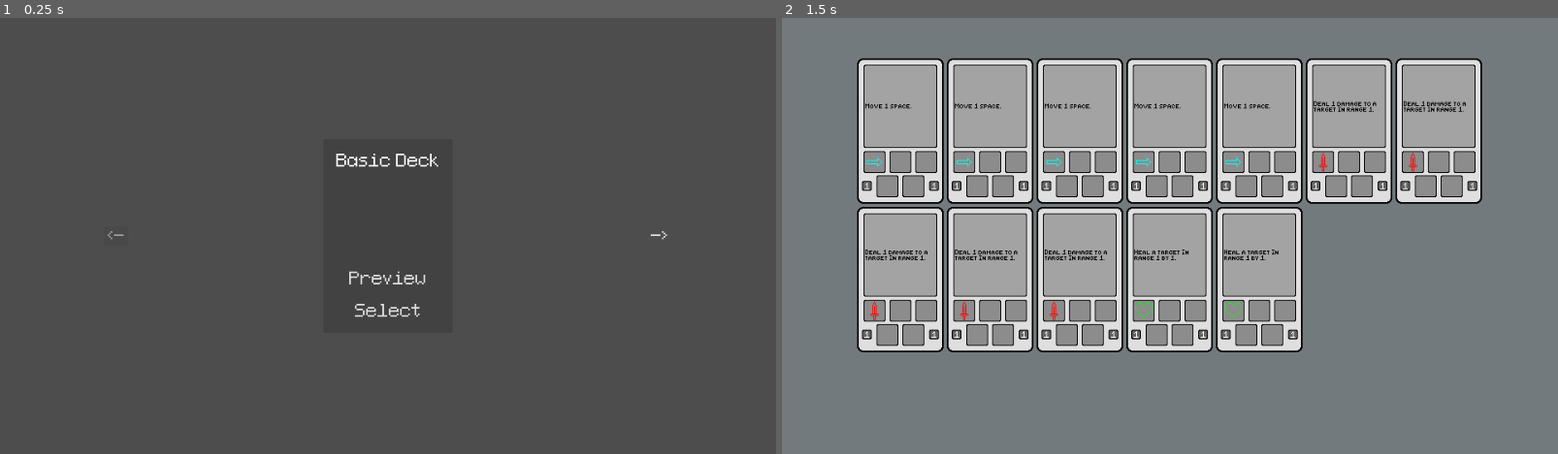
Above: before the commit, frames 1-2 (left to right).
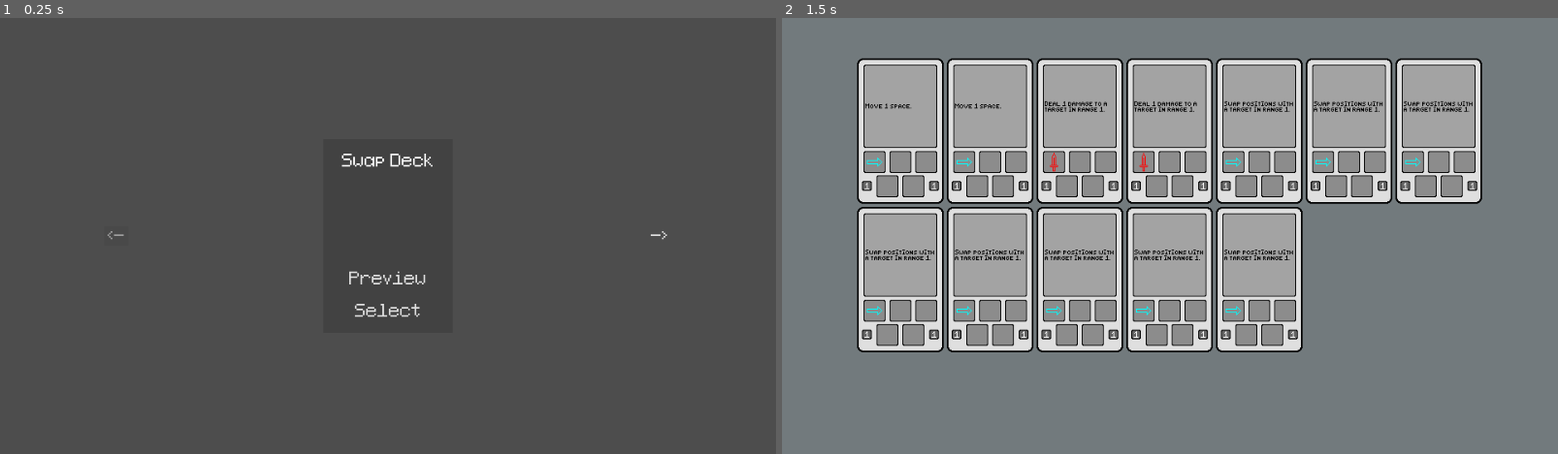
Above: after the commit, the same moments.

Repository: CattacoCattaco/strategy-deckbuilder-roguelike
Game: Godot game, scene res://deck_selection_screen/deck_selection_screen.tscn
Same seed, same stepped clock (60 frames per second), same inputs: the game is played once before the commit and once after it.
Inputs:
- Up to frame 1 (0.25 s): no input
- Up to frame 2 (1.5 s): click "Preview" at 0.5 s; click "Select" at 1.25 s

The runs differ from the first frame. In frame 1, 0.2% of the frame differs, in the area x 43-57%, y 31-35%; in frame 2, 1.4%, in the area x 10-89%, y 19-70%.

Commit message:
Bug Fixes and Minor Tweaks
The select button is now properly connected to the _choose_deck() method rather than being connected with a parameter in update_current_deck(). Defendables now cause a recalculation of distances when moved. Enemies don't hault the game if they kill themselves (ie due to swapping). Swapping now recalculates distances at most once per swap instead of potentially swapping twice. Distance recalculations are now delayed until distances are measured by something. No need to calculate distances if they aren't going to get used before they change again.

Diff:
--- a/deck_selection_screen/deck_selection_screen.gd
+++ b/deck_selection_screen/deck_selection_screen.gd
@@ -100,15 +100,18 @@
 @export var previous_button: Button
 @export var next_button: Button
 
-var current_deck_index: int = 0
+var current_deck_index: int = 4
 
 
 func _ready() -> void:
+	_update_current_deck()
+
 	previous_button.disabled = true
+
 	previous_button.pressed.connect(_previous_deck)
 	preview_button.pressed.connect(_preview_deck)
 	next_button.pressed.connect(_next_deck)
-	_update_current_deck()
+	select_button.pressed.connect(_choose_deck)
 
 
 func _previous_deck() -> void:
@@ -154,4 +157,3 @@
 func _update_current_deck() -> void:
 	var deck: StarterDeckData = DECKS[current_deck_index]
 	deck_name_label.text = deck.deck_name
-	select_button.pressed.connect(_choose_deck.bind(deck.cards))
--- a/tile_grid/level_builder/level_builder.gd
+++ b/tile_grid/level_builder/level_builder.gd
@@ -127,10 +127,10 @@
 			tile.add_object(environment.defendables.get_random_object())
 			EnemyActionSource.defendables.append(tile.object)
 
-		EnemyActionSource.recalc_distances(tile_grid)
+		EnemyActionSource.distances_need_recalc = true
 
 		for pos in designated_movement_region:
-			if EnemyActionSource.get_player_distance_from_vec(pos):
+			if EnemyActionSource.get_player_distance_from_vec(pos, tile_grid) == -1:
 				designated_movement_region.erase(pos)
 
 	var current_enemies: WeightedObjectList
@@ -147,7 +147,7 @@
 		var tile: Tile = tile_grid.get_tile(pos.x, pos.y)
 		tile.add_object(current_enemies.get_random_object())
 
-	EnemyActionSource.recalc_distances(tile_grid)
+	EnemyActionSource.distances_need_recalc = true
 
 
 func walk(current_pos: Vector2i, region: Array[Vector2i], goal_size: int, from: Vector2i,
--- a/tile_grid/tile/tile_object/data/action_source/enemy_action_flow/distance_check_action_flow.gd
+++ b/tile_grid/tile/tile_object/data/action_source/enemy_action_flow/distance_check_action_flow.gd
@@ -40,13 +40,15 @@
 
 
 func _resolve(object: TileObject, action_source: EnemyActionSource) -> void:
-	var base_distance: int = EnemyActionSource.get_distance_from_vec(object.pos, distance_type)
+	var base_distance: int = EnemyActionSource.get_distance_from_vec(object.pos, distance_type,
+			object.tile_grid)
 	var comp_value: int
 
 	if use_threshold:
 		comp_value = threshold
 	else:
-		comp_value = EnemyActionSource.get_distance_from_vec(object.pos, comp_distance_type)
+		comp_value = EnemyActionSource.get_distance_from_vec(object.pos, comp_distance_type,
+				object.tile_grid)
 
 	if base_distance < comp_value:
 		below._resolve(object, action_source)
--- a/tile_grid/tile/tile_object/data/action_source/enemy_action_flow/move_closer_further_action_flow.gd
+++ b/tile_grid/tile/tile_object/data/action_source/enemy_action_flow/move_closer_further_action_flow.gd
@@ -25,11 +25,14 @@
 
 
 func _resolve(object: TileObject, action_source: EnemyActionSource) -> void:
-	var best_distance: int = EnemyActionSource.get_distance_from_vec(object.pos, distance_type)
+	var tile_grid: TileGrid = object.tile_grid
+	var best_distance: int = EnemyActionSource.get_distance_from_vec(object.pos, distance_type,
+			tile_grid)
 	var best_pos: Vector2i = object.pos
 
 	for tile: Tile in object.get_tiles_in_range(move_range, can_jump, Modifier.Move.new()):
-		var distance: int =  EnemyActionSource.get_distance_from_vec(tile.pos, distance_type)
+		var distance: int =  EnemyActionSource.get_distance_from_vec(tile.pos, distance_type,
+				tile_grid)
 
 		if (distance < best_distance and closer) or (distance > best_distance and not closer):
 			best_distance = distance
--- a/tile_grid/tile/tile_object/data/action_source/enemy_action_source.gd
+++ b/tile_grid/tile/tile_object/data/action_source/enemy_action_source.gd
@@ -10,16 +10,21 @@
 	## Distance from the closest defendable
 	DEFENDABLE,
 }
-
+## Do we need to recalc distances next time we try to get a position?
+static var distances_need_recalc: bool = true
 ## The distance from a tile to the player assuming that no jumps can occur
 static var player_distances: Array[Array] = []
+## The distance from a tile to the closest defendable assuming that no jumps can occur
 static var defendable_distances: Array[Array] = []
+## The defendables
 static var defendables: Array[TileObject] = []
 
 @export var action_flow: ActionFlowComponent
 
 
 static func recalc_distances(tile_grid: TileGrid) -> void:
+	distances_need_recalc = false
+
 	player_distances = []
 
 	for x in range(tile_grid.size.x):
@@ -44,7 +49,7 @@
 				if not tile_grid.has_tile(neighbor_pos.x, neighbor_pos.y):
 					continue
 
-				if get_player_distance_from_vec(neighbor_pos) != -1:
+				if get_player_distance_from_vec(neighbor_pos, tile_grid) != -1:
 					continue
 
 				var neighbor_tile: Tile = tile_grid.get_tile(neighbor_pos.x, neighbor_pos.y)
@@ -90,7 +95,7 @@
 				if not tile_grid.has_tile(neighbor_pos.x, neighbor_pos.y):
 					continue
 
-				if get_defendable_distance_from_vec(neighbor_pos) != -1:
+				if get_defendable_distance_from_vec(neighbor_pos, tile_grid) != -1:
 					continue
 
 				var neighbor_tile: Tile = tile_grid.get_tile(neighbor_pos.x, neighbor_pos.y)
@@ -106,15 +111,15 @@
 		if len(new_positions) == 0:
 			break
 
-	print_distances()
-
-
-static func print_distances() -> void:
+	#print_distances(tile_grid)
+
+
+static func print_distances(tile_grid: TileGrid) -> void:
 	var print_message: String = "Player distances:\n"
 	for y in range(len(player_distances[0])):
 		print_message += "["
 		for x in range(len(player_distances)):
-			print_message += "%2d " % get_player_distance(x, y)
+			print_message += "%2d " % get_player_distance(x, y, tile_grid)
 		print_message = print_message.rstrip(" ")
 		print_message += "]\n"
 
@@ -124,7 +129,7 @@
 	for y in range(len(player_distances[0])):
 		print_message += "["
 		for x in range(len(player_distances)):
-			print_message += "%2d " % get_defendable_distance(x, y)
+			print_message += "%2d " % get_defendable_distance(x, y, tile_grid)
 		print_message = print_message.rstrip(" ")
 		print_message += "]\n"
 
@@ -134,36 +139,36 @@
 	for y in range(len(player_distances[0])):
 		print_message += "["
 		for x in range(len(player_distances)):
-			print_message += "%2d " % get_damageable_distance(x, y)
+			print_message += "%2d " % get_damageable_distance(x, y, tile_grid)
 		print_message = print_message.rstrip(" ")
 		print_message += "]\n"
 
 	print(print_message)
 
 
-static func get_distance_from_vec(pos: Vector2i, type: DistanceType) -> int:
-	return get_distance(pos.x, pos.y, type)
-
-
-static func get_distance(x: int, y: int, type: DistanceType) -> int:
+static func get_distance_from_vec(pos: Vector2i, type: DistanceType, tile_grid: TileGrid) -> int:
+	return get_distance(pos.x, pos.y, type, tile_grid)
+
+
+static func get_distance(x: int, y: int, type: DistanceType, tile_grid: TileGrid) -> int:
 	match type:
 		DistanceType.DAMAGEABLE:
-			return EnemyActionSource.get_damageable_distance(x, y)
+			return EnemyActionSource.get_damageable_distance(x, y, tile_grid)
 		DistanceType.PLAYER:
-			return EnemyActionSource.get_player_distance(x, y)
+			return EnemyActionSource.get_player_distance(x, y, tile_grid)
 		DistanceType.DEFENDABLE:
-			return EnemyActionSource.get_defendable_distance(x, y)
+			return EnemyActionSource.get_defendable_distance(x, y, tile_grid)
 
 	return 0
 
 
-static func get_damageable_distance_from_vec(pos: Vector2i) -> int:
-	return get_damageable_distance(pos.x, pos.y)
-
-
-static func get_damageable_distance(x: int, y: int) -> int:
-	var player_distance: int = get_player_distance(x, y)
-	var defendable_distance: int = get_defendable_distance(x, y)
+static func get_damageable_distance_from_vec(pos: Vector2i, tile_grid: TileGrid) -> int:
+	return get_damageable_distance(pos.x, pos.y, tile_grid)
+
+
+static func get_damageable_distance(x: int, y: int, tile_grid: TileGrid) -> int:
+	var player_distance: int = get_player_distance(x, y, tile_grid)
+	var defendable_distance: int = get_defendable_distance(x, y, tile_grid)
 
 	if len(defendables) == 0:
 		return player_distance
@@ -174,19 +179,19 @@
 		return defendable_distance
 
 
-static func get_player_distance_from_vec(pos: Vector2i) -> int:
-	return get_player_distance(pos.x, pos.y)
-
-
-static func get_player_distance(x: int, y: int) -> int:
+static func get_player_distance_from_vec(pos: Vector2i, tile_grid: TileGrid) -> int:
+	return get_player_distance(pos.x, pos.y, tile_grid)
+
+
+static func get_player_distance(x: int, y: int, tile_grid: TileGrid) -> int:
 	return player_distances[x][y]
 
 
-static func get_defendable_distance_from_vec(pos: Vector2i) -> int:
-	return get_defendable_distance(pos.x, pos.y)
-
-
-static func get_defendable_distance(x: int, y: int) -> int:
+static func get_defendable_distance_from_vec(pos: Vector2i, tile_grid: TileGrid) -> int:
+	return get_defendable_distance(pos.x, pos.y, tile_grid)
+
+
+static func get_defendable_distance(x: int, y: int, tile_grid: TileGrid) -> int:
 	return defendable_distances[x][y]
 
 
--- a/tile_grid/tile/tile_object/data/tile_object_data.gd
+++ b/tile_grid/tile/tile_object/data/tile_object_data.gd
@@ -113,3 +113,7 @@
 		sprite_frames.add_frame(anim_name, atlas_texture)
 
 	sprite_frames.set_animation_speed(anim_name, fps)
+
+
+func distance_tracked() -> bool:
+	return object_type in [ObjectType.PLAYER, ObjectType.DEFENDABLE]
--- a/tile_grid/tile/tile_object/tile_object.gd
+++ b/tile_grid/tile/tile_object/tile_object.gd
@@ -124,6 +124,9 @@
 
 				move_to(target)
 
+			if is_queued_for_deletion():
+				return
+
 			await get_tree().create_timer(0.8).timeout
 
 
@@ -148,6 +151,7 @@
 
 	if target.health <= 0:
 		target.tile.delete_object()
+		return
 
 
 func heal(target_pos: Vector2i, amount: int) -> void:
@@ -251,6 +255,25 @@
 	target.move_to(pushed_pos)
 
 
+func swap(other_pos: Vector2i) -> void:
+	var other_object: TileObject = tile_grid.get_tile(other_pos.x, other_pos.y).object
+	if not other_object:
+		return
+
+	other_object.pos = pos
+	other_object.tile = tile_grid.get_tile(pos.x, pos.y)
+	other_object.reparent(other_object.tile, false)
+	other_object.tile.object = other_object
+
+	pos = other_pos
+	tile = tile_grid.get_tile(pos.x, pos.y)
+	reparent(tile, false)
+	tile.object = self
+
+	if data.distance_tracked() or other_object.data.distance_tracked():
+		EnemyActionSource.distances_need_recalc = true
+
+
 func move_to(new_pos: Vector2i) -> void:
 	if tile_grid.get_tile(new_pos.x, new_pos.y).object:
 		return
@@ -262,30 +285,8 @@
 	reparent(tile, false)
 	tile.object = self
 
-	if data.action_source is PlayerActionSource:
-		EnemyActionSource.recalc_distances(tile_grid)
-
-
-func swap(other_pos: Vector2i) -> void:
-	var other_object: TileObject = tile_grid.get_tile(other_pos.x, other_pos.y).object
-	if not other_object:
-		return
-
-	other_object.pos = pos
-	other_object.tile = tile_grid.get_tile(pos.x, pos.y)
-	other_object.reparent(other_object.tile, false)
-	other_object.tile.object = other_object
-
-	if other_object.data.action_source is PlayerActionSource:
-		EnemyActionSource.recalc_distances(tile_grid)
-
-	pos = other_pos
-	tile = tile_grid.get_tile(pos.x, pos.y)
-	reparent(tile, false)
-	tile.object = self
-
-	if data.action_source is PlayerActionSource:
-		EnemyActionSource.recalc_distances(tile_grid)
+	if data.distance_tracked():
+		EnemyActionSource.distances_need_recalc = true
 
 
 func do_poison() -> void:
